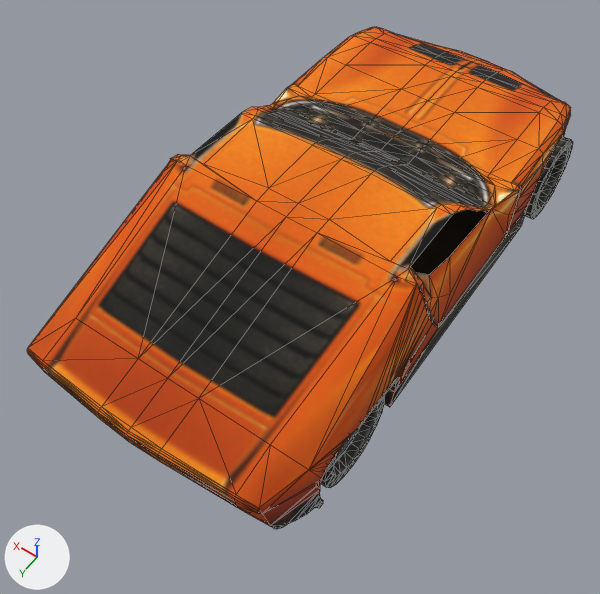
Renders of the glTF model vlabs2/vl.vlabs.com.ua/vlabs2/src/vlabs/toys.kinsmart.lamborghiniMiura1971P400SV/scenes/base.scene/resources/3d/LamborghiniMiura1971P400SV.glb from each side of a commit.
The view is the same before and after, from a 50 mm lens placed at (-0.0715, 0.1187, 0.1641), pointed at (0.0028, 0.0147, 0.0006). Lighting does not change. The marker at lower left points along +X, +Y and +Z. Mesh edges are drawn as thin lines. Vertices at the same position are counted once.

In view in the first picture: 'LamborghiniMiura1971P400SV', 'LamborghiniMiura1971P400SVRightDoor', 'wheelFR', 'wheelRR'.
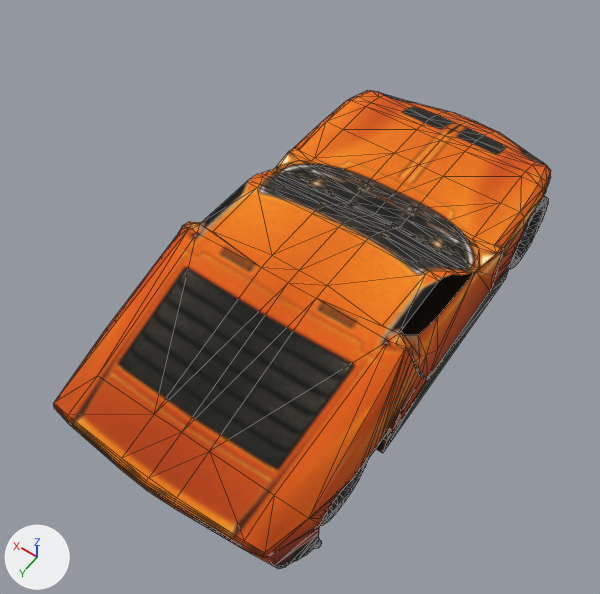
Commit message: VLabs2: ammojs vehicle Lamborgini Miura VLab exps done

Where the change shows, as pixel boxes [x1, y1, x2, y2] in the pictures (600 x 594 px; the box of a moved part takes in the faces that stretch with it):
'LamborghiniMiura1971P400SV', moved
    before: [27, 27, 571, 529]
    after: [54, 91, 551, 568]
'LamborghiniMiura1971P400SVRightDoor', moved
    before: [405, 188, 520, 328]
    after: [396, 251, 502, 380]
'wheelRR', moved
    before: [321, 395, 385, 488]
    after: [321, 459, 369, 525]
'wheelFR', moved
    before: [525, 136, 573, 219]
    after: [509, 196, 548, 269]
'LamborghiniMiura1971P400SVLeftDoor', moved
    before: [170, 154, 190, 162]
    after: [182, 222, 201, 230]
part 1 of me_wheelgeometry, moved or reshaped
    before: [321, 136, 573, 488]
    after: [321, 196, 548, 525]

The edits, one by one:
me_wheelgeometry has 120 vertices, 218 faces and spans x 0.0..0.0078, y -0.0112..0.0112, z -0.0112..0.0112.
me_wheelgeometry is used by ob_wheelfr; parent ob_lamborghinimiura1971p400sv; location (-0.0252, -0.0489, -0.011); rotation (0.0, 0.0, -3.142), in degrees (0, 0, -180).
me_wheelgeometry part 1: the whole mesh is moved by (-0.0039, 0.0, 0.0).
Object 'LamborghiniMiura1971P400SV' (ob_lamborghinimiura1971p400sv) moves from (0.0, 0.0003, 0.022) to (0.0, 0.0, 0.0).
Object 'wheelFR' (ob_wheelfr) moves from (-0.0252, -0.0489, -0.011) to (-0.0277, -0.0489, -0.011).
Object 'wheelRR' (ob_wheelrr) moves from (-0.0252, 0.0448, -0.011) to (-0.0277, 0.0448, -0.011).
